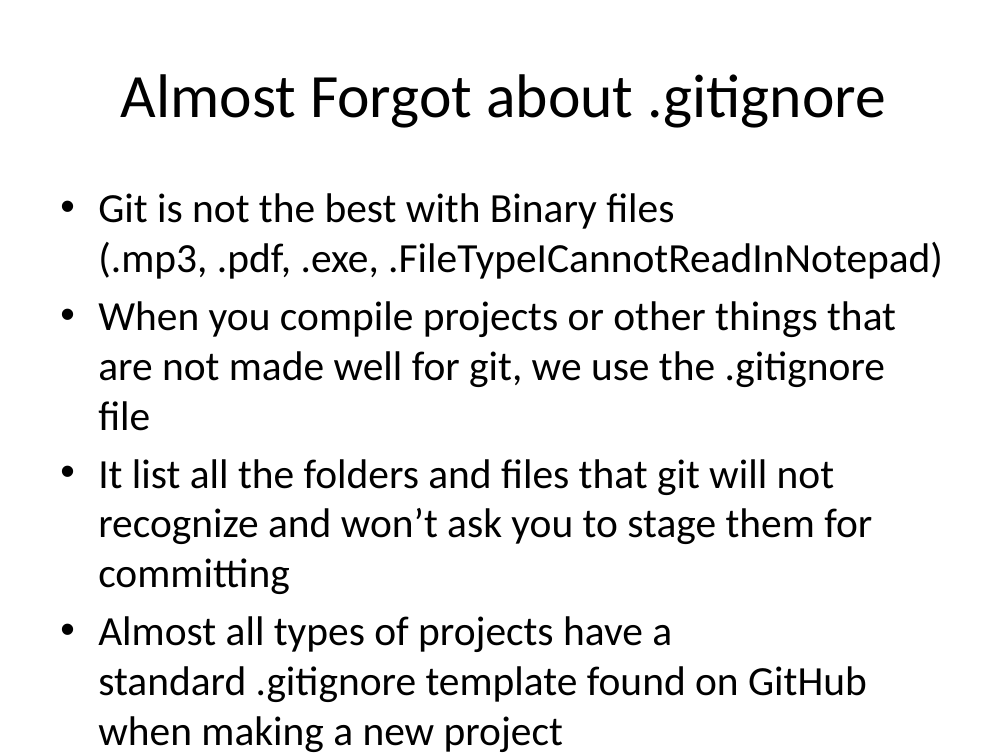
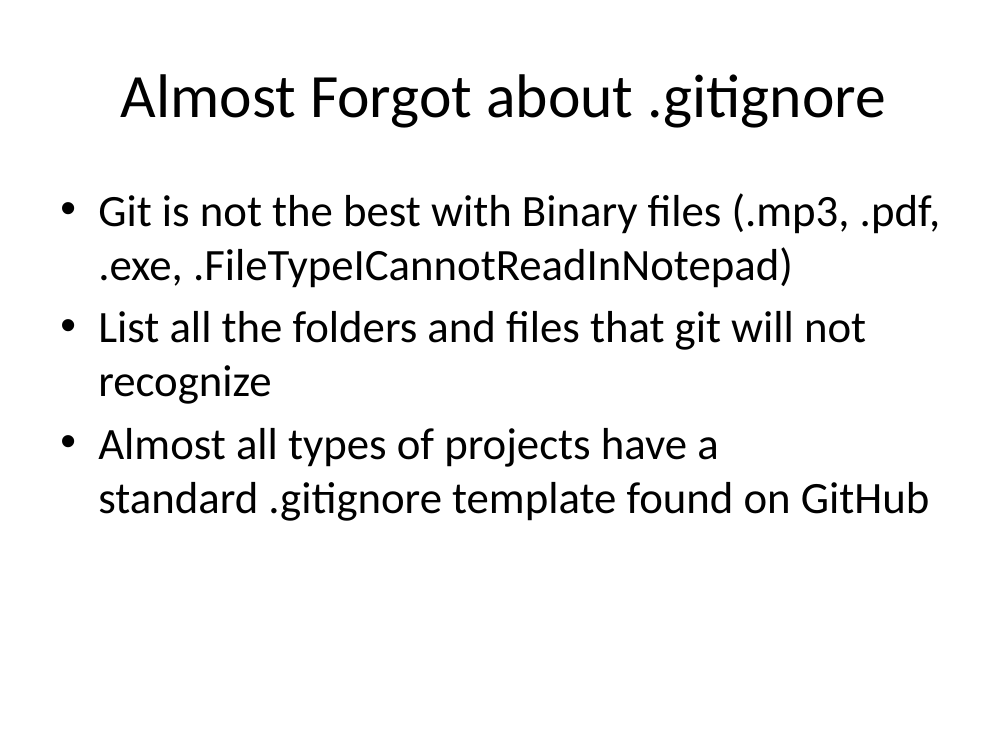
Before and after one commit to sjfricke/IEEE-Mini-Projects-UW-Madison, a slide deck: slide 24 of Tutorial/PowerPoint Versions/Git and using GitHub.pptx (slide 21 before the commit). Drawn at 1008x756 pixels with LibreOffice and Linux fonts; fonts in the diff are those of the drawing. Boxes give left, top, right and bottom in pixels: in the first picture for what was removed or moved away, otherwise in the second. Text is boxed around its words. In the diff, an @@ line names an element or a change of style, - is before the commit and + after.

```diff
--- a/Tutorial/PowerPoint Versions/Git and using GitHub.pptx
+++ b/Tutorial/PowerPoint Versions/Git and using GitHub.pptx
@@ text at (98, 193, 940, 288): size 29.6 to 32 pt in "Git is not the best with Binary ..." @@
@@ text at (98, 311, 929, 521): text changed; size 29.6 to 32 pt @@
-• When you compile projects or other things that are not made well for git, we use the .gitignore file
-• It list all the folders and files that git will not recognize and won’t ask you to stage them for committing
-• Almost all types of projects have a standard .gitignore template found on GitHub when making a new project
+• List all the folders and files that git will not recognize
+• Almost all types of projects have a standard .gitignore template found on GitHub
```
Also in this commit, not shown: 5 other slides changed, 16 slides added, 2 other files.
